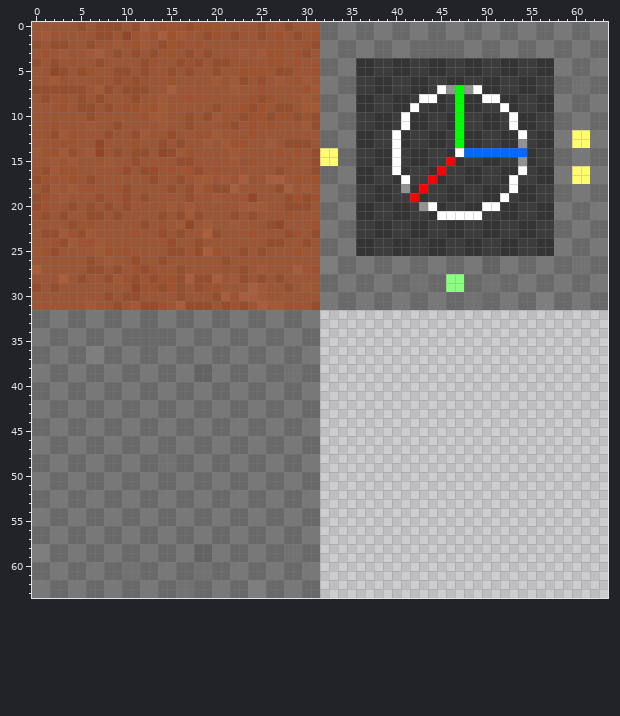
Two states of a pixel-art sprite, AutoScripting-Matrix/Assets/Textures/Decomposers/ASMatrixToRUF.png. The picture above is the old version.
The file is 64x64 pixels. Colours within 5 levels of each other are drawn and written as one.
Now the later version:
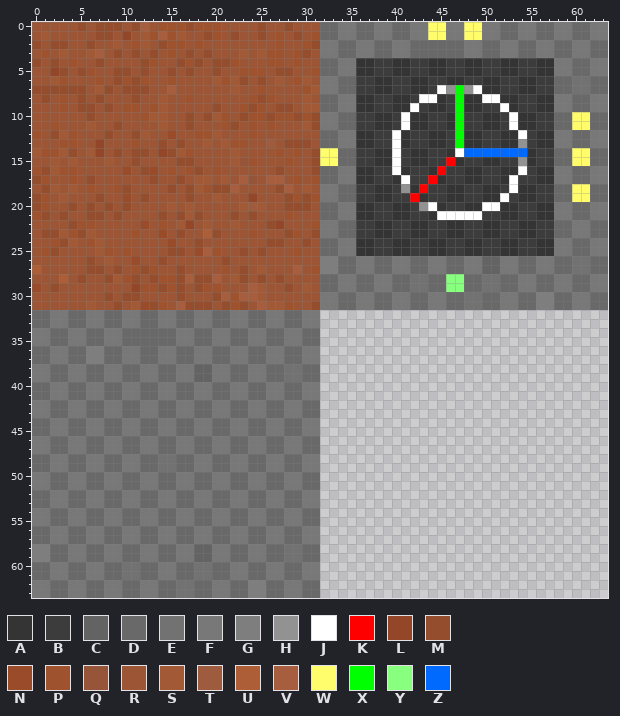
Palette (. is transparent): A #343434  B #3c3c3c  C #636363  D #696969  E #727272  F #787878  G #7e7e7e  H #929292  J #ffffff  K #ff0000  L #934728  M #944e2e  N #9a4c2a  P #9e522e  Q #965538  R #9c5635  S #a25936  T #9f5b3d  U #ad5e37  V #a75e3e  W #fffd6b  X #00ff00  Y #89ff80  Z #006aff
Author's note on the commit: 修RUF板端口材质
The exact change:
The edit turns colour W into colour D in rows 12 to 13 at x 60 to 61; in rows 16 to 17 at x 60 to 61.
The edit turns colour D into colour W in rows 0 to 1 at x 44 to 45 and 48 to 49.
The edit turns colour F into colour W in rows 10 to 11 at x 60 to 61; in rows 14 to 15 at x 60 to 61; in rows 18 to 19 at x 60 to 61.
Pixel boxes of the changes (left, top, right, bottom) in both pictures:
changed: (428, 22, 482, 40)
changed: (572, 112, 590, 202)
